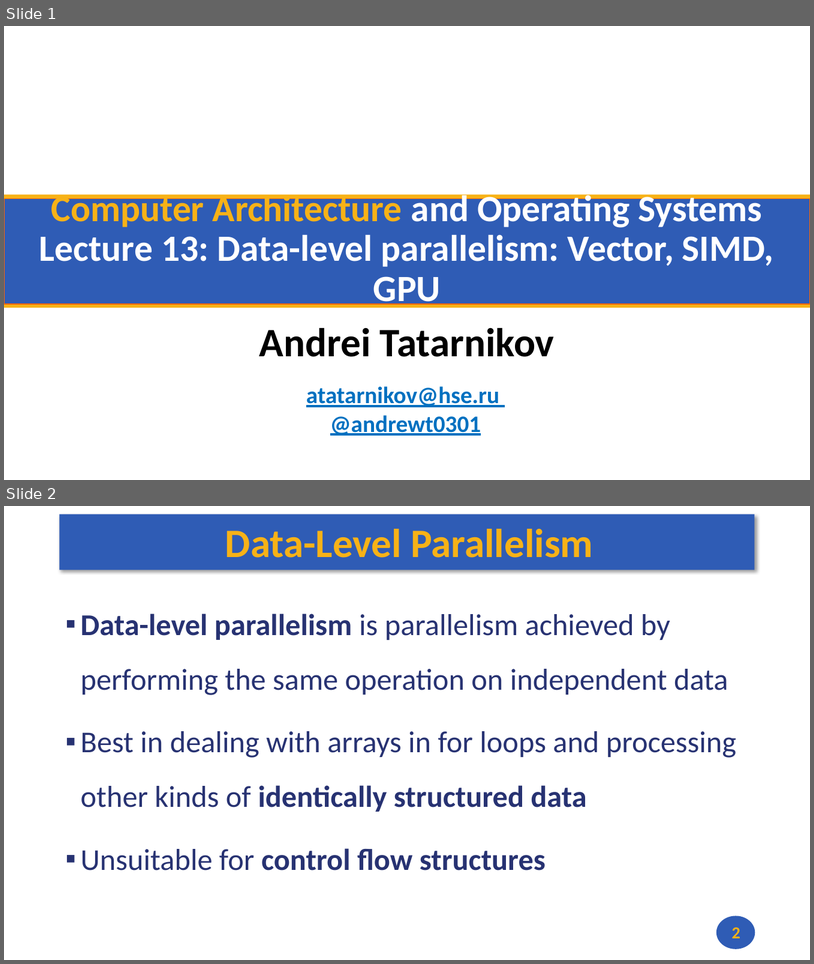
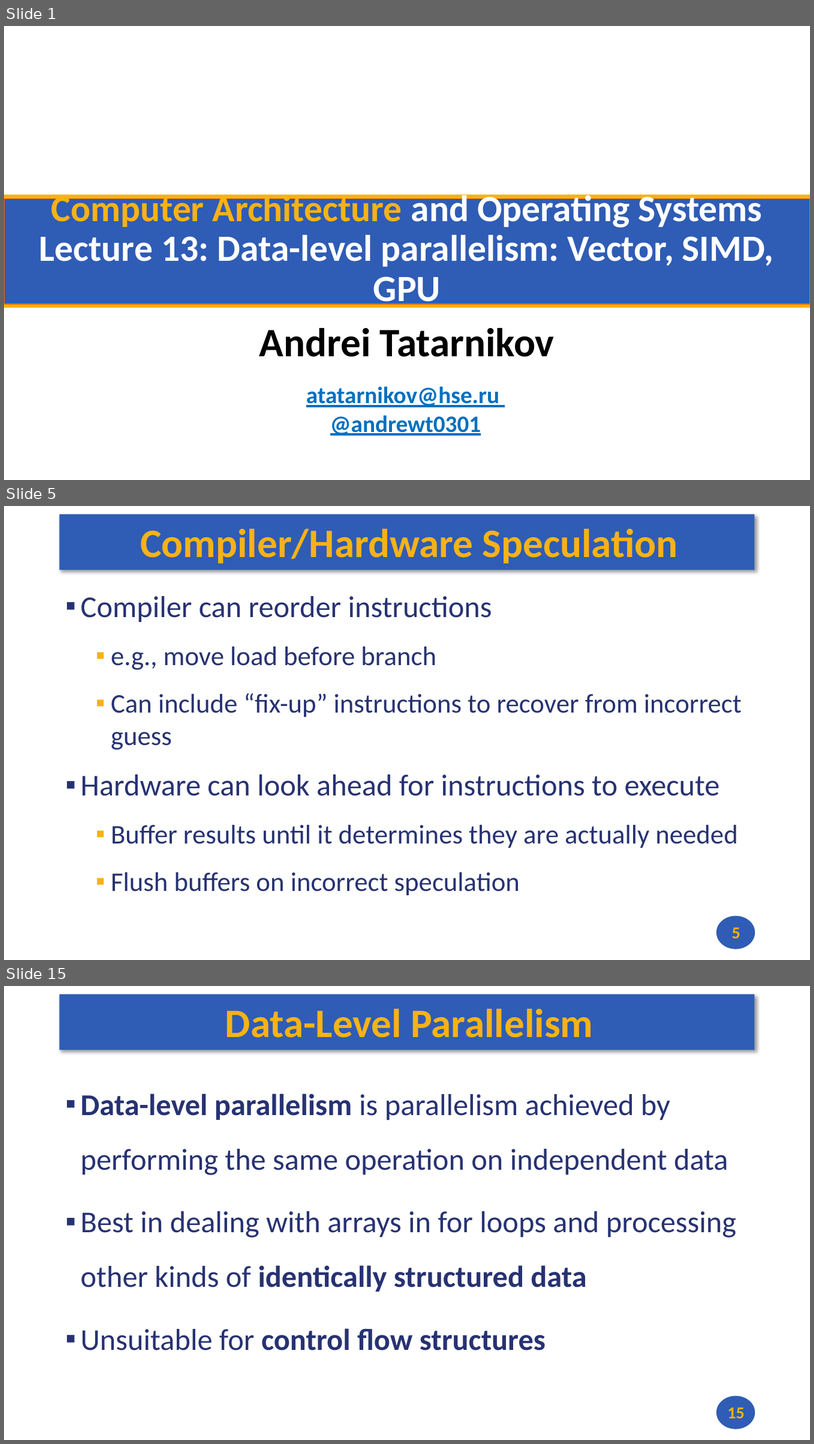
Before and after one commit to andrewt0301/hse-acos-course, a slide deck: docs/part1ca/13_DLP/CA_Lecture_13.pptx. Shown one above the other, each under a label of ours: slides 1 and 2 before the commit, slides 1, 5 and 15 after it; the slides between them are not shown. The pictures are 814x964 and 814x1444 pixels, drawn with LibreOffice and Linux fonts; fonts in the diff are those of the drawing; background and template pictures are left out. Boxes give left, top, right and bottom in pixels: in the first picture for what was removed or moved away, otherwise in the second. Text is boxed around its words. In the diff, an @@ line names an element or a change of style, - is before the commit and + after.

```diff
--- a/docs/part1ca/13_DLP/CA_Lecture_13.pptx
+++ b/docs/part1ca/13_DLP/CA_Lecture_13.pptx
@@ slide 5 added at (x1=4, y1=506, x2=810, y2=960), background #FFFFFF; not listed: 2 template elements that a slide beside it also shows @@
@@ title added at (x1=140, y1=528, x2=678, y2=564), 48 pt, text #F7B217, bold @@
+Compiler/Hardware Speculation
@@ text added at (x1=81, y1=596, x2=742, y2=895), 32 pt, text #273272 @@
+▪ Compiler can reorder instructions
+  ▪ e.g., move load before branch
+  ▪ Can include “fix-up” instructions to recover from incorrect guess
+▪ Hardware can look ahead for instructions to execute
+  ▪ Buffer results until it determines they are actually needed
+  ▪ Flush buffers on incorrect speculation
@@ page number added at (x1=732, y1=927, x2=741, y2=938), 20 pt, text #F7B217, bold @@
+5
@@ what was slide 2 is now slide 15 @@
@@ page number at (x1=728, y1=1407, x2=744, y2=1418): text changed @@
-2
+15
```
Also in this commit, not shown: 12 other slides added, 1 other file.
